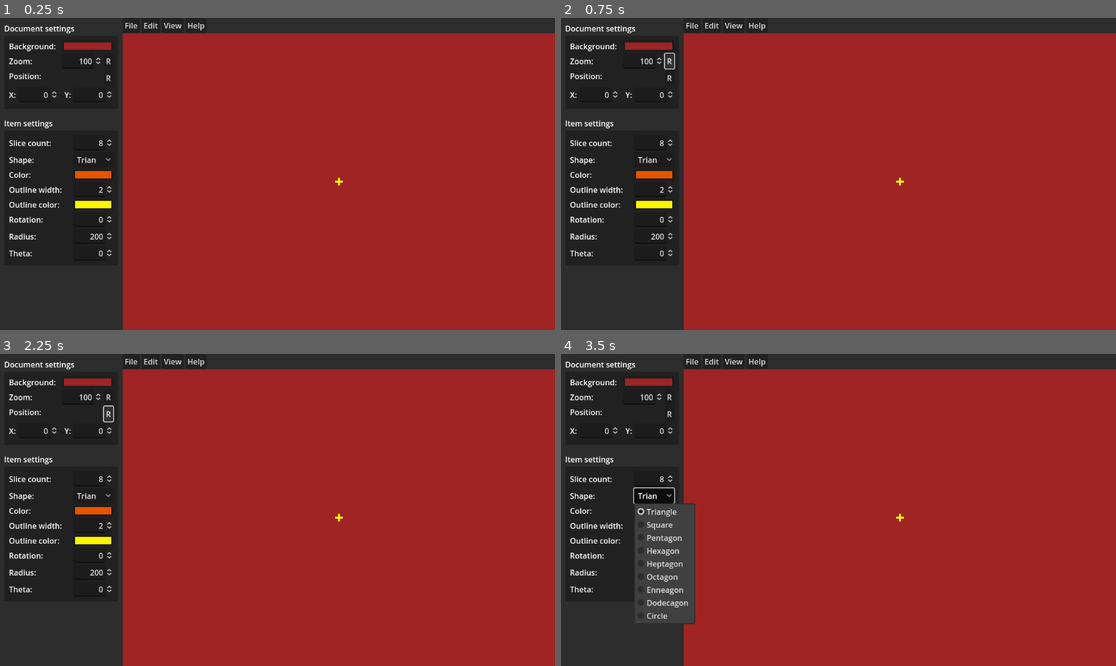
Above: before the commit, frames 1-4 (two rows, left to right).
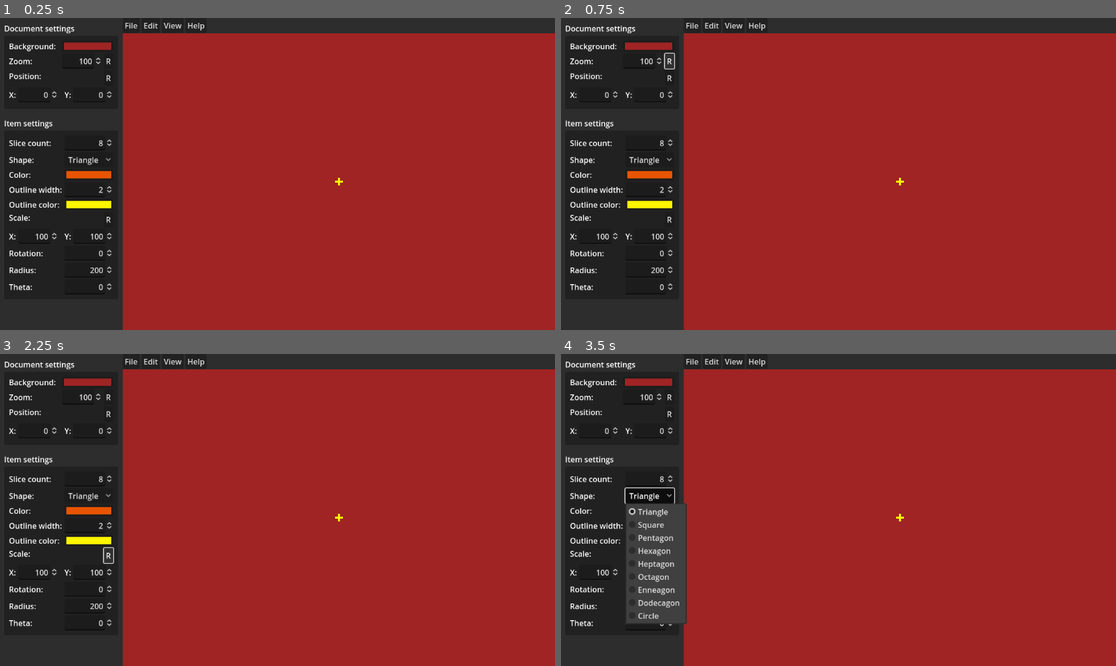
Above: after the commit, the same moments.

Repository: zoeesilcock/symmetar
Game: Godot game, scene res://Main.tscn
Two runs of this game, one before a commit and one after it. Both use one fixed random seed, a clock stepped at 60 frames per second and the inputs below.
Inputs:
- Up to frame 1 (0.25 s): no input
- Up to frame 2 (0.75 s): click "R" at 0.5 s
- Up to frame 3 (2.25 s): click "R" at 1.25 s; click "R" at 2 s
- Up to frame 4 (3.5 s): click "Triangle" at 2.75 s

The runs differ from the first frame. In frame 1, 0.6% of the frame differs, in the area x 1-21%, y 44-89%; in frame 2, 0.6%; in frame 3, 0.7%; in frame 4, 2.2%, in the area x 1-25%, y 42-89%.

Commit message:
Allow setting the exact scale of elements by percentage

Diff:
--- a/Element/ElementState.gd
+++ b/Element/ElementState.gd
@@ -73,6 +73,7 @@
 	return ElementState.new(
 		1,
 		Shapes.ShapeIndex.TRIGON,
+		Vector2.ONE,
 		0.0,
 		Vector2(),
 		Color()
@@ -81,6 +82,7 @@
 func _init(
 		p_slice_count : int = 8,
 		p_slice_shape : Shapes.ShapeIndex = Shapes.ShapeIndex.TRIGON,
+		p_slice_scale : Vector2 = Vector2.ONE,
 		p_slice_rotation : float = 0,
 		p_slice_position : Vector2 = Vector2(),
 		p_slice_color : Color = Color("#e85500"),
@@ -88,6 +90,7 @@
 		p_slice_outline_color : Color = ("#fff500")) -> void:
 	slice_count = p_slice_count
 	slice_shape = p_slice_shape
+	slice_scale = p_slice_scale
 	slice_rotation = p_slice_rotation
 	slice_position = p_slice_position
 	slice_color = p_slice_color
--- a/Slice/Slice.gd
+++ b/Slice/Slice.gd
@@ -155,6 +155,11 @@
 func update_outline_scale() -> void:
 	outline.update_scale()
 
+func set_slice_scale(value : Vector2) -> void:
+	slice_scale = value
+	scaling_changed.emit(slice_index)
+	scaling_ended.emit(slice_index)
+
 func set_slice_rotation(value : float) -> void:
 	rotation = value
 	rotation_changed.emit(slice_index)
--- a/UI/UI.gd
+++ b/UI/UI.gd
@@ -17,6 +17,8 @@
 @export var slice_color_input : ColorPickerButton
 @export var slice_outline_width_input : SpinBox
 @export var slice_outline_color_input : ColorPickerButton
+@export var slice_scale_x_input : SpinBox
+@export var slice_scale_y_input : SpinBox
 @export var slice_rotation_input : SpinBox
 @export var slice_radius_input : SpinBox
 @export var slice_theta_input : SpinBox
@@ -72,6 +74,8 @@
 		slice_color_input.color = current_element_state.slice_color
 		slice_outline_width_input.set_value_no_signal(current_element_state.slice_outline_width)
 		slice_outline_color_input.color = current_element_state.slice_outline_color
+		slice_scale_x_input.set_value_no_signal(current_slice.slice_scale.x * 100.0)
+		slice_scale_y_input.set_value_no_signal(current_slice.slice_scale.y * 100.0)
 		slice_rotation_input.set_value_no_signal(rad_to_deg(current_slice.rotation))
 		slice_radius_input.set_value_no_signal(current_slice.get_radius())
 		slice_theta_input.set_value_no_signal(rad_to_deg(current_slice.get_theta()))
@@ -123,6 +127,9 @@
 			current_slice = world.document.get_slice(ui_state.selected_element_index, ui_state.selected_slice_index)
 			current_slice_index = ui_state.selected_slice_index
 
+			if !current_element_state.slice_scale_changed.is_connected(_on_slice_scale_state_changed):
+				current_element_state.slice_scale_changed.connect(_on_slice_scale_state_changed)
+
 			if !current_element_state.slice_rotation_changed.is_connected(_on_slice_rotation_state_changed):
 				current_element_state.slice_rotation_changed.connect(_on_slice_rotation_state_changed)
 
@@ -134,6 +141,7 @@
 
 		menu_bar.set_remove_enabled(true)
 	elif current_element_state != null:
+		current_element_state.slice_scale_changed.disconnect(_on_slice_scale_state_changed)
 		current_element_state.slice_rotation_changed.disconnect(_on_slice_rotation_state_changed)
 		current_element_state = null
 		current_slice = null
@@ -147,6 +155,12 @@
 		var slice : Slice = world.document.get_slice(ui_state.selected_element_index, ui_state.selected_slice_index)
 		slice_radius_input.set_value_no_signal(slice.get_radius())
 		slice_theta_input.set_value_no_signal(rad_to_deg(slice.get_theta()))
+
+func _on_slice_scale_state_changed() -> void:
+	if ui_state.selected_element_index >= 0:
+		var slice : Slice = world.document.get_slice(ui_state.selected_element_index, ui_state.selected_slice_index)
+		slice_scale_x_input.set_value_no_signal(slice.slice_scale.x * 100.0)
+		slice_scale_y_input.set_value_no_signal(slice.slice_scale.y * 100.0)
 
 func _on_slice_rotation_state_changed() -> void:
 	if ui_state.selected_element_index >= 0:
@@ -182,6 +196,7 @@
 	var element_state : ElementState = ElementState.new(
 		slice_count_input.value as int,
 		shape_info.index,
+		Vector2(slice_scale_x_input.value / 100.0, slice_scale_y_input.value / 100.0),
 		deg_to_rad(slice_rotation_input.value),
 		Vector2(slice_radius_input.value, 0),
 		slice_color_input.color,
@@ -284,6 +299,21 @@
 	if ui_state.selected_element_index >= 0:
 		world.undo_manager.register_diff()
 
+func _on_slice_scale_x_changed(value : float) -> void:
+	if ui_state.selected_element_index >= 0:
+		var slice : Slice = world.document.get_slice(ui_state.selected_element_index, ui_state.selected_slice_index)
+		slice.set_slice_scale(Vector2(value / 100.0, slice.slice_scale.y))
+
+func _on_slice_scale_y_changed(value : float) -> void:
+	if ui_state.selected_element_index >= 0:
+		var slice : Slice = world.document.get_slice(ui_state.selected_element_index, ui_state.selected_slice_index)
+		slice.set_slice_scale(Vector2(slice.slice_scale.x, value / 100.0))
+
+func _on_reset_slice_scale_button_pressed() -> void:
+	if ui_state.selected_element_index >= 0:
+		var slice : Slice = world.document.get_slice(ui_state.selected_element_index, ui_state.selected_slice_index)
+		slice.set_slice_scale(Vector2.ONE)
+
 func _on_slice_rotation_changed(value : float) -> void:
 	if ui_state.selected_element_index >= 0:
 		var slice : Slice = world.document.get_slice(ui_state.selected_element_index, ui_state.selected_slice_index)
--- a/UI/UI.tscn
+++ b/UI/UI.tscn
@@ -8,7 +8,7 @@
 
 [sub_resource type="Theme" id="Theme_uuqi3"]
 
-[node name="UI" type="Control" node_paths=PackedStringArray( …(195 unchanged characters)… t", "slice_outline_color_input", "slice_rotation_input", "slice_radius_input", "slice_theta_input", "about_dialog")]
+[node name="UI" type="Control" node_paths=PackedStringArray( …(195 unchanged characters)… t", "slice_outline_color_input", "slice_scale_x_input", "slice_scale_y_input", "slice_rotation_input", "slice_radius_input", "slice_theta_input", "about_dialog")]
 layout_mode = 3
 anchors_preset = 9
 anchor_bottom = 1.0
@@ -28,6 +28,8 @@
 slice_color_input = NodePath("SideBar/MarginContainer/VBoxContainer/EditItemContainer/MarginContainer/GridContainer/ColorPickerButton")
 slice_outline_width_input = NodePath("SideBar/MarginContainer/VBoxContainer/EditItemContainer/MarginContainer/GridContainer/OutlineWidthInput")
 slice_outline_color_input = NodePath("SideBar/MarginContainer/VBoxContainer/EditItemContainer/MarginContainer/GridContainer/OutlineColorPickerButton")
+slice_scale_x_input = NodePath("SideBar/MarginContainer/VBoxContainer/EditItemContainer/MarginContainer/GridContainer/XContainer/XInput")
+slice_scale_y_input = NodePath("SideBar/MarginContainer/VBoxContainer/EditItemContainer/MarginContainer/GridContainer/YContainer/YInput")
 slice_rotation_input = NodePath("SideBar/MarginContainer/VBoxContainer/EditItemContainer/MarginContainer/GridContainer/RotationInput")
 slice_radius_input = NodePath("SideBar/MarginContainer/VBoxContainer/EditItemContainer/MarginContainer/GridContainer/RadiusInput")
 slice_theta_input = NodePath("SideBar/MarginContainer/VBoxContainer/EditItemContainer/MarginContainer/GridContainer/ThetaInput")
@@ -227,6 +229,56 @@
 focus_mode = 0
 color = Color(1, 0.960784, 0, 1)
 
+[node name="ScaleLabel" type="Label" parent="SideBar/MarginContainer/VBoxContainer/EditItemContainer/MarginContainer/GridContainer"]
+layout_mode = 2
+size_flags_horizontal = 3
+size_flags_vertical = 0
+text = "Scale:"
+
+[node name="ScaleResetContainer" type="HBoxContainer" parent="SideBar/MarginContainer/VBoxContainer/EditItemContainer/MarginContainer/GridContainer"]
+layout_mode = 2
+
+[node name="Space" type="Control" parent="SideBar/MarginContainer/VBoxContainer/EditItemContainer/MarginContainer/GridContainer/ScaleResetContainer"]
+layout_mode = 2
+size_flags_horizontal = 3
+
+[node name="ResetScaleButton" type="Button" parent="SideBar/MarginContainer/VBoxContainer/EditItemContainer/MarginContainer/GridContainer/ScaleResetContainer"]
+layout_mode = 2
+text = "R"
+
+[node name="XContainer" type="HBoxContainer" parent="SideBar/MarginContainer/VBoxContainer/EditItemContainer/MarginContainer/GridContainer"]
+layout_mode = 2
+
+[node name="XLabel" type="Label" parent="SideBar/MarginContainer/VBoxContainer/EditItemContainer/MarginContainer/GridContainer/XContainer"]
+layout_mode = 2
+text = "X:"
+
+[node name="XInput" type="SpinBox" parent="SideBar/MarginContainer/VBoxContainer/EditItemContainer/MarginContainer/GridContainer/XContainer"]
+layout_mode = 2
+min_value = 1.0
+max_value = 10000.0
+value = 100.0
+alignment = 2
+update_on_text_changed = true
+select_all_on_focus = true
+
+[node name="YContainer" type="HBoxContainer" parent="SideBar/MarginContainer/VBoxContainer/EditItemContainer/MarginContainer/GridContainer"]
+layout_mode = 2
+size_flags_horizontal = 8
+
+[node name="YLabel" type="Label" parent="SideBar/MarginContainer/VBoxContainer/EditItemContainer/MarginContainer/GridContainer/YContainer"]
+layout_mode = 2
+text = "Y:"
+
+[node name="YInput" type="SpinBox" parent="SideBar/MarginContainer/VBoxContainer/EditItemContainer/MarginContainer/GridContainer/YContainer"]
+layout_mode = 2
+min_value = 1.0
+max_value = 10000.0
+value = 100.0
+alignment = 2
+update_on_text_changed = true
+select_all_on_focus = true
+
 [node name="RotationLabel" type="Label" parent="SideBar/MarginContainer/VBoxContainer/EditItemContainer/MarginContainer/GridContainer"]
 layout_mode = 2
 size_flags_horizontal = 3
@@ -281,6 +333,9 @@
 [connection signal="value_changed" from="SideBar/MarginContainer/VBoxContainer/EditItemContainer/MarginContainer/GridContainer/CountInput" to="." method="_on_slice_count_changed"]
 [connection signal="item_selected" from="SideBar/MarginContainer/VBoxContainer/EditItemContainer/MarginContainer/GridContainer/ShapeInput" to="." method="_on_slice_shape_changed"]
 [connection signal="value_changed" from="SideBar/MarginContainer/VBoxContainer/EditItemContainer/MarginContainer/GridContainer/OutlineWidthInput" to="." method="_on_slice_outline_width_changed"]
+[connection signal="pressed" from="SideBar/MarginContainer/VBoxContainer/EditItemContainer/MarginContainer/GridContainer/ScaleResetContainer/ResetScaleButton" to="." method="_on_reset_slice_scale_button_pressed"]
+[connection signal="value_changed" from="SideBar/MarginContainer/VBoxContainer/EditItemContainer/MarginContainer/GridContainer/XContainer/XInput" to="." method="_on_slice_scale_x_changed"]
+[connection signal="value_changed" from="SideBar/MarginContainer/VBoxContainer/EditItemContainer/MarginContainer/GridContainer/YContainer/YInput" to="." method="_on_slice_scale_y_changed"]
 [connection signal="value_changed" from="SideBar/MarginContainer/VBoxContainer/EditItemContainer/MarginContainer/GridContainer/RotationInput" to="." method="_on_slice_rotation_changed"]
 [connection signal="value_changed" from="SideBar/MarginContainer/VBoxContainer/EditItemContainer/MarginContainer/GridContainer/RadiusInput" to="." method="_on_slice_radius_changed"]
 [connection signal="value_changed" from="SideBar/MarginContainer/VBoxContainer/EditItemContainer/MarginContainer/GridContainer/ThetaInput" to="." method="_on_slice_theta_changed"]
